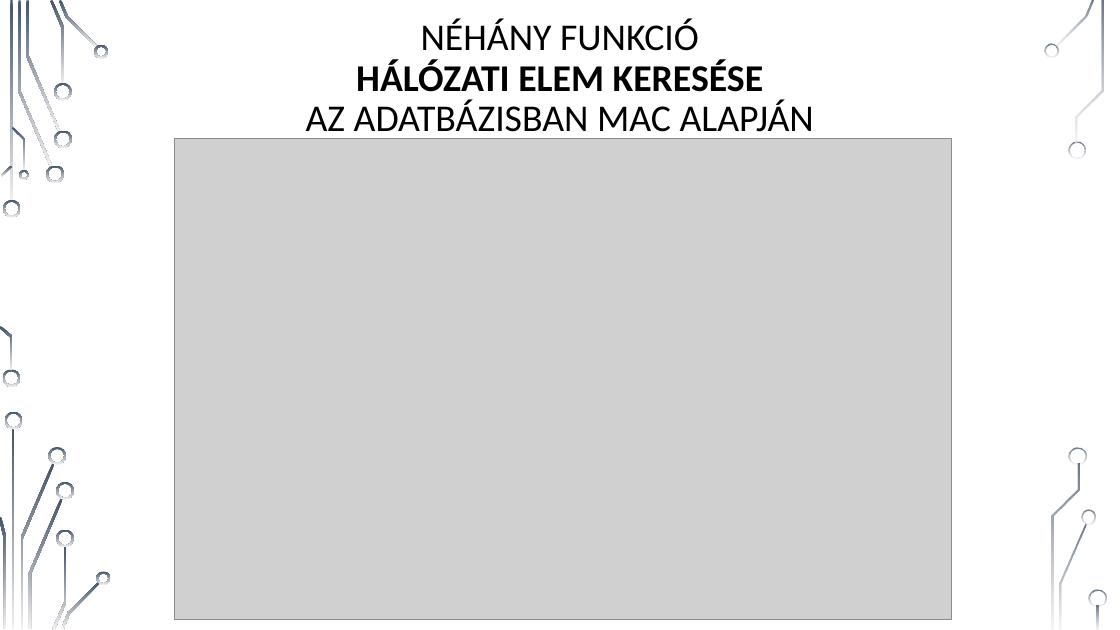
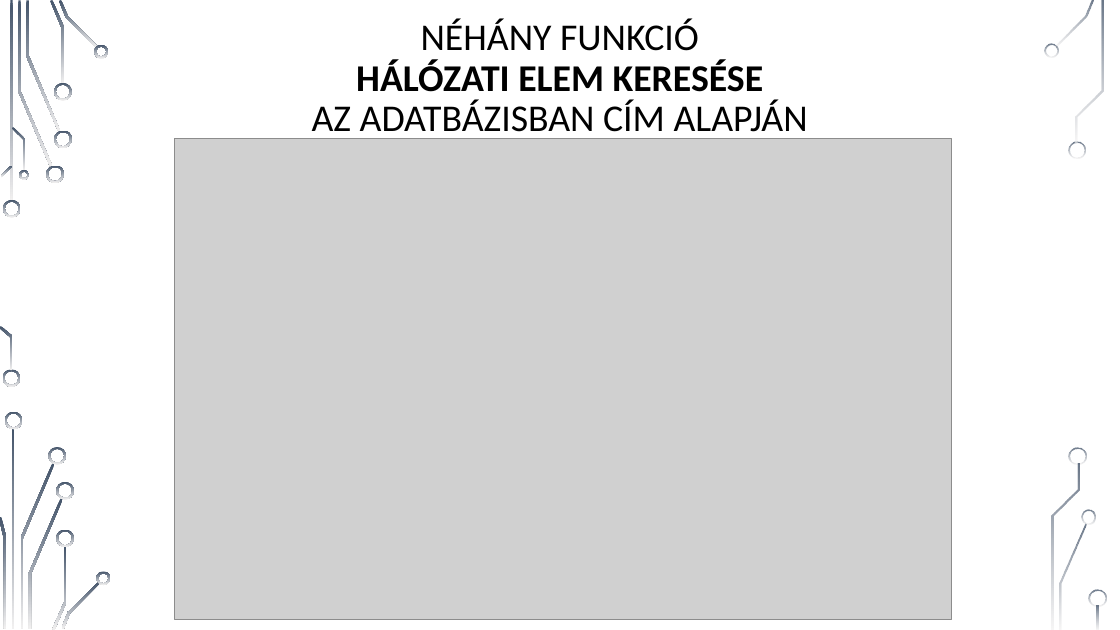
Before and after one commit to csikfer/lanview2, a slide deck: slide 9 of lanview.pptx. Drawn at 1120x630 pixels with LibreOffice and Linux fonts; fonts in the diff are those of the drawing; grey boxes stand for pictures; background and template pictures are left out. Boxes give left, top, right and bottom in pixels: in the first picture for what was removed or moved away, otherwise in the second. Text is boxed around its words. In the diff, an @@ line names an element or a change of style, - is before the commit and + after.

```diff
--- a/lanview.pptx
+++ b/lanview.pptx
@@ title at [312,18,808,141]: text changed @@
-NÉHÁNY FUNKCIÓ
-HÁLÓZATI ELEM KERESÉSE
-AZ ADATBÁZISBAN MAC ALAPJÁN
+NÉHÁNY FUNKCIÓ
+HÁLÓZATI ELEM KERESÉSE
+AZ ADATBÁZISBAN CÍM ALAPJÁN
```
Also in this commit, not shown: 2 other slides changed.
